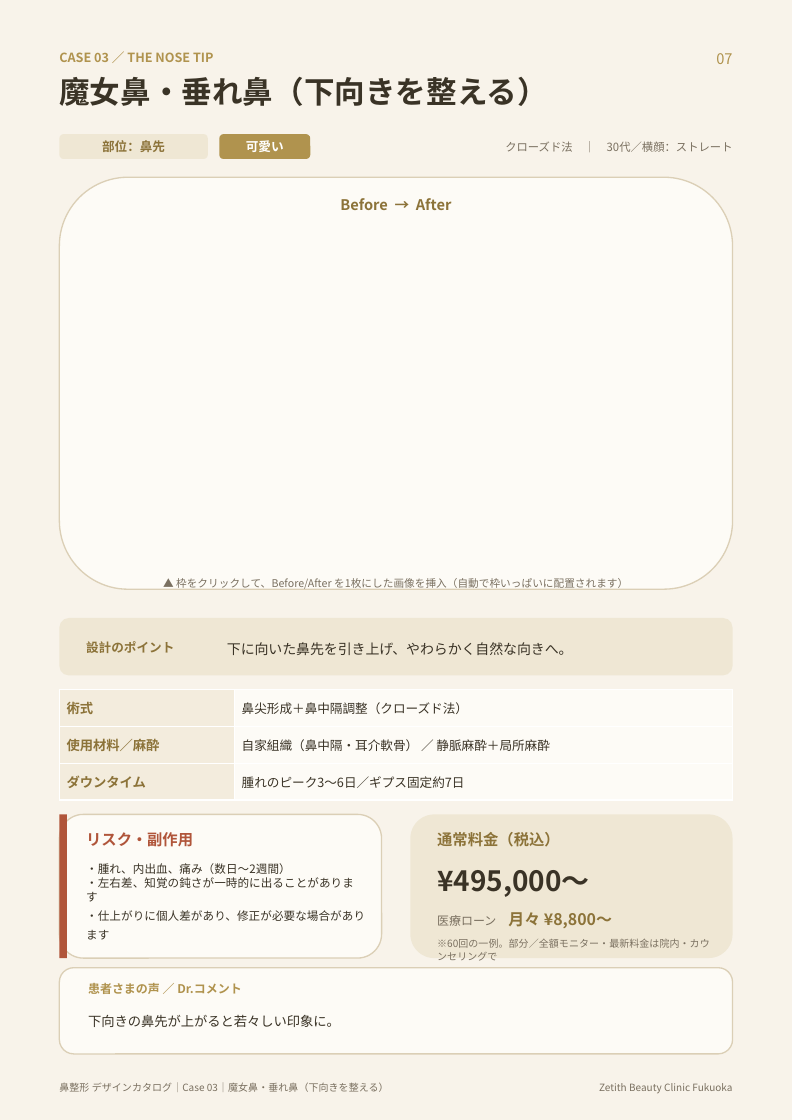
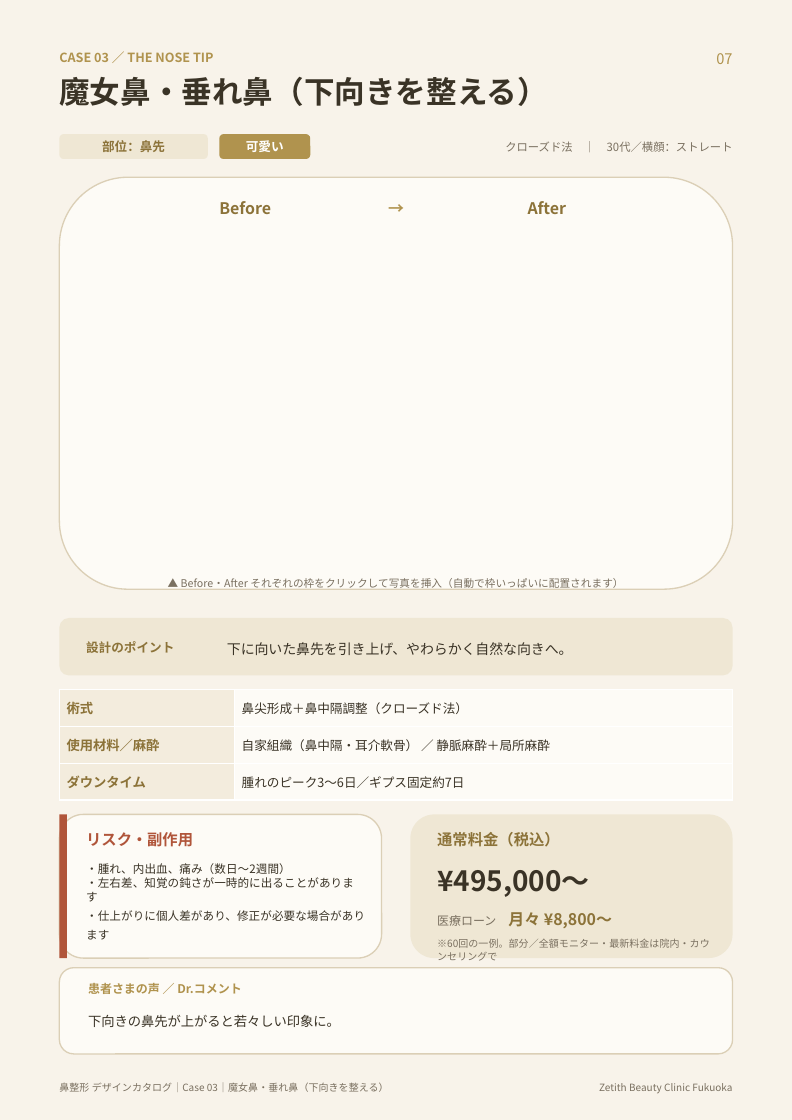
Before and after one commit to hidekkobonba/nosejob, a slide deck: slide 8 of 鼻整形_デザインカタログ.pptx. Drawn at 792x1120 pixels with LibreOffice and Linux fonts; fonts in the diff are those of the drawing. Boxes give left, top, right and bottom in pixels: in the first picture for what was removed or moved away, otherwise in the second. Text is boxed around its words. In the diff, an @@ line names an element or a change of style, - is before the commit and + after.

```diff
--- a/鼻整形_デザインカタログ.pptx
+++ b/鼻整形_デザインカタログ.pptx
@@ text added at (109, 196, 684, 225), 12 pt, text #B0934E, bold @@
+→
@@ text at (219, 201, 271, 214): text changed; size 11 to 12 pt @@
-Before → After
+Before
@@ text added at (528, 201, 567, 214), 12 pt, text #8C7339, bold @@
+After
@@ text at (181, 578, 623, 590): text changed @@
-▲ 枠をクリックして、Before/After を1枚にした画像を挿入（自動で枠いっぱいに配置されます）
+▲ Before・After それぞれの枠をクリックして写真を挿入（自動で枠いっぱいに配置されます）
```
Also in this commit, not shown: 15 other slides changed.
